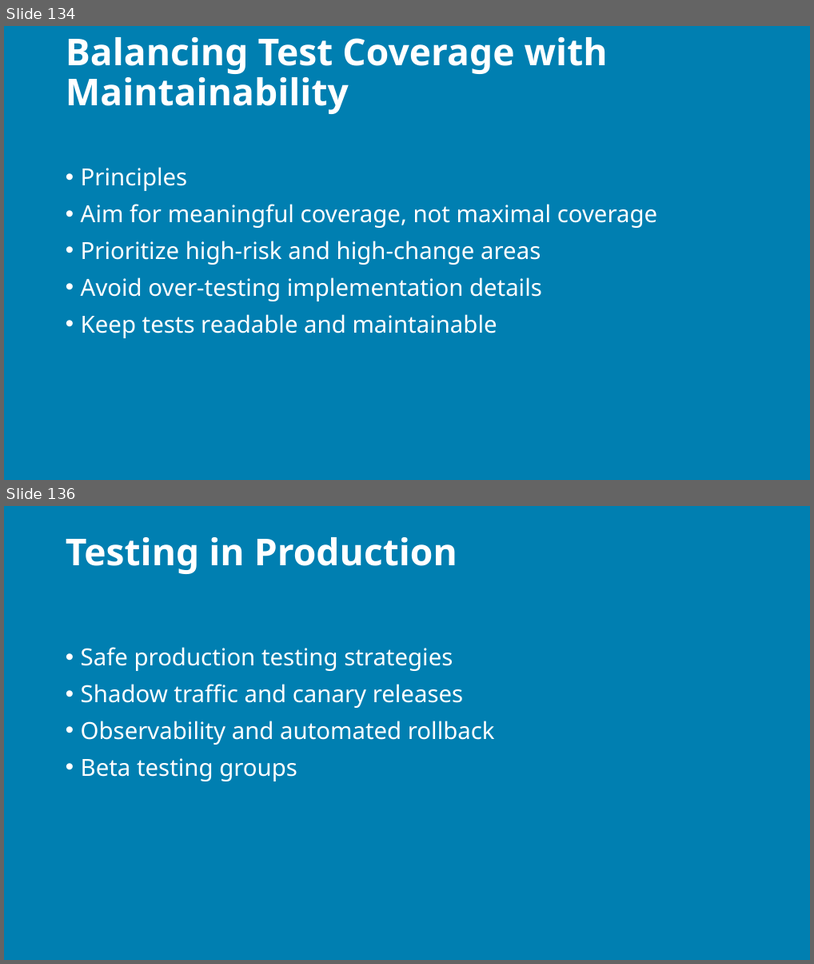
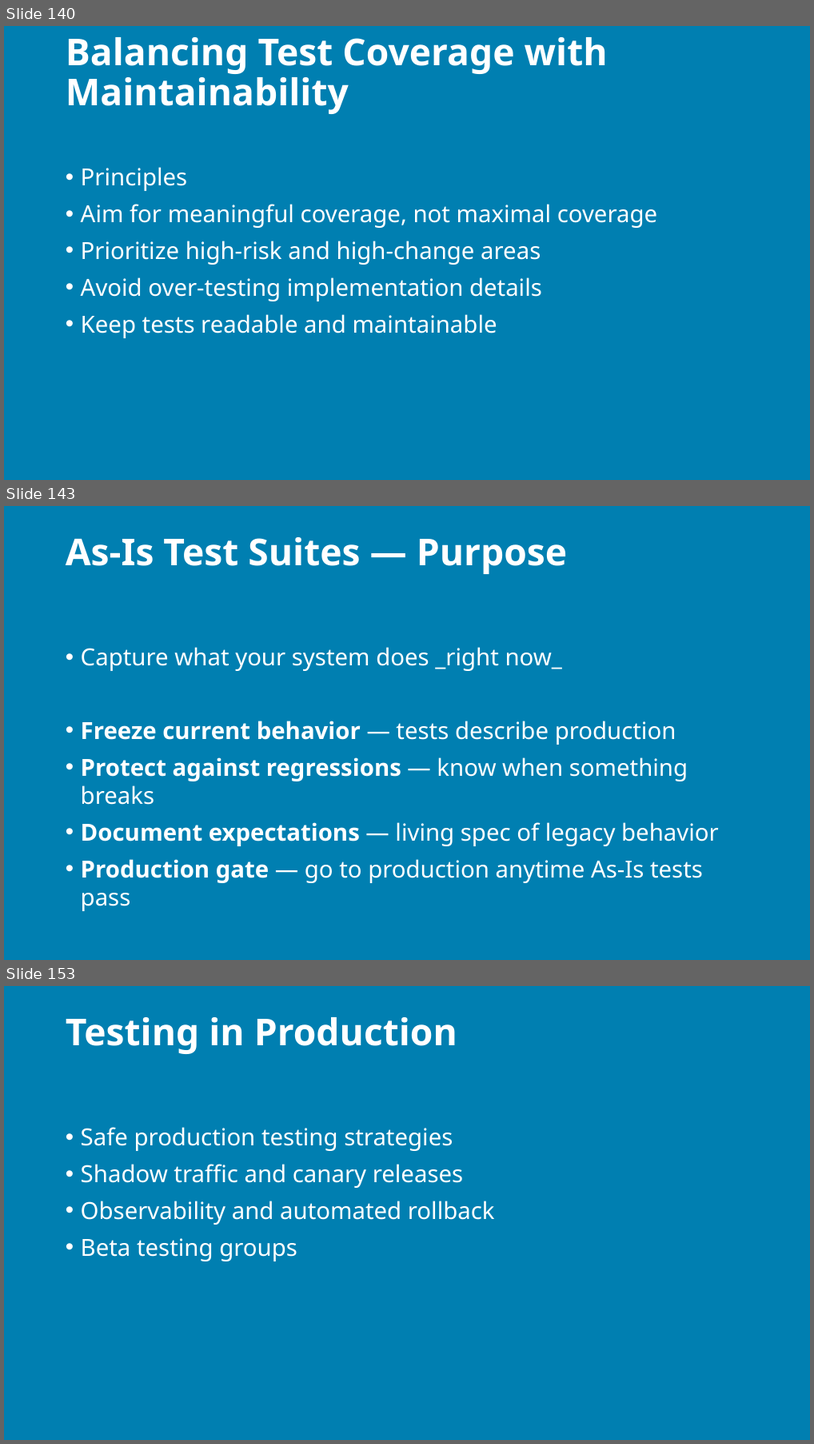
Before and after one commit to j0hnnymiller/AI-Assisted-Software-Development, a slide deck: Slides/output/aiasd-311-tuesday-draft.pptx. Shown one above the other, each under a label of ours: slides 134 and 136 before the commit, slides 140, 143 and 153 after it; the slides between them are not shown. The pictures are 814x964 and 814x1444 pixels, drawn with LibreOffice and Linux fonts; fonts in the diff are those of the drawing; background and template pictures are left out. Boxes give left, top, right and bottom in pixels: in the first picture for what was removed or moved away, otherwise in the second. Text is boxed around its words. In the diff, an @@ line names an element or a change of style, - is before the commit and + after.

```diff
--- a/Slides/output/aiasd-311-tuesday-draft.pptx
+++ b/Slides/output/aiasd-311-tuesday-draft.pptx
@@ slide 143 added at (4, 506, 810, 960), background picture (left out) @@
@@ title added at (66, 537, 567, 574), 44 pt, text #FFFFFF, bold @@
+As-Is Test Suites — Purpose
@@ text added at (81, 647, 719, 883), 28 pt, text #FFFFFF @@
+• Capture what your system does _right now_
+• Freeze current behavior — tests describe production
+• Protect against regressions — know when something breaks
+• Document expectations — living spec of legacy behavior
+• Production gate — go to production anytime As-Is tests pass
@@ what was slide 134 is now slide 140 @@
@@ what was slide 136 is now slide 153 @@
```
Also in this commit, not shown: 10 slides changed, 17 other slides added, 1 slide removed, 16 other files.
